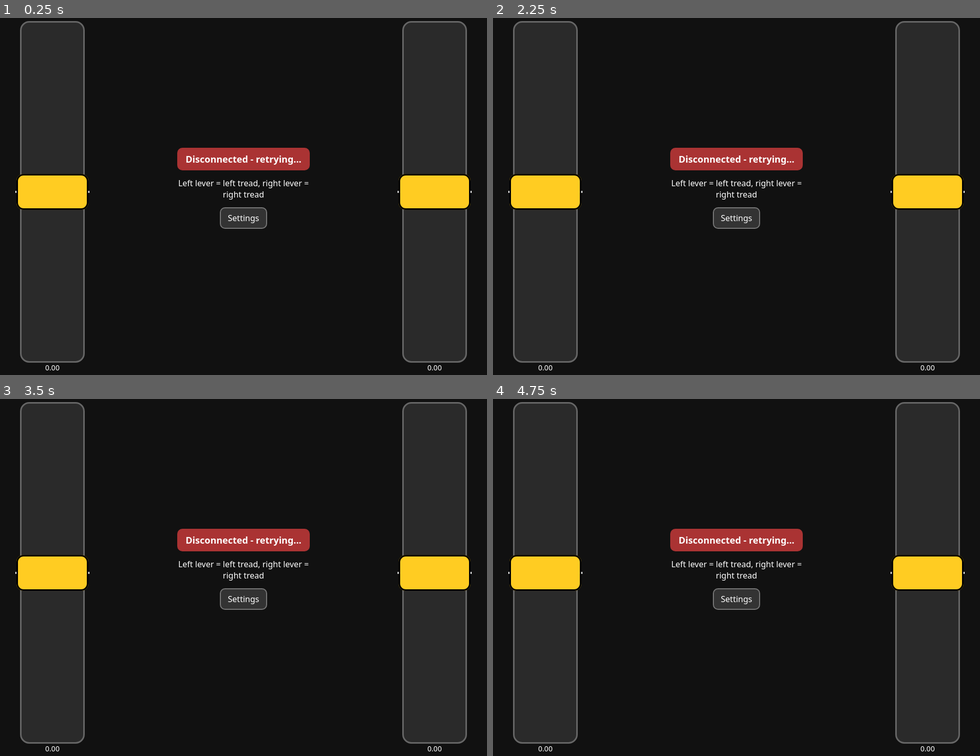
Above: before the commit, frames 1-4 (two rows, left to right).
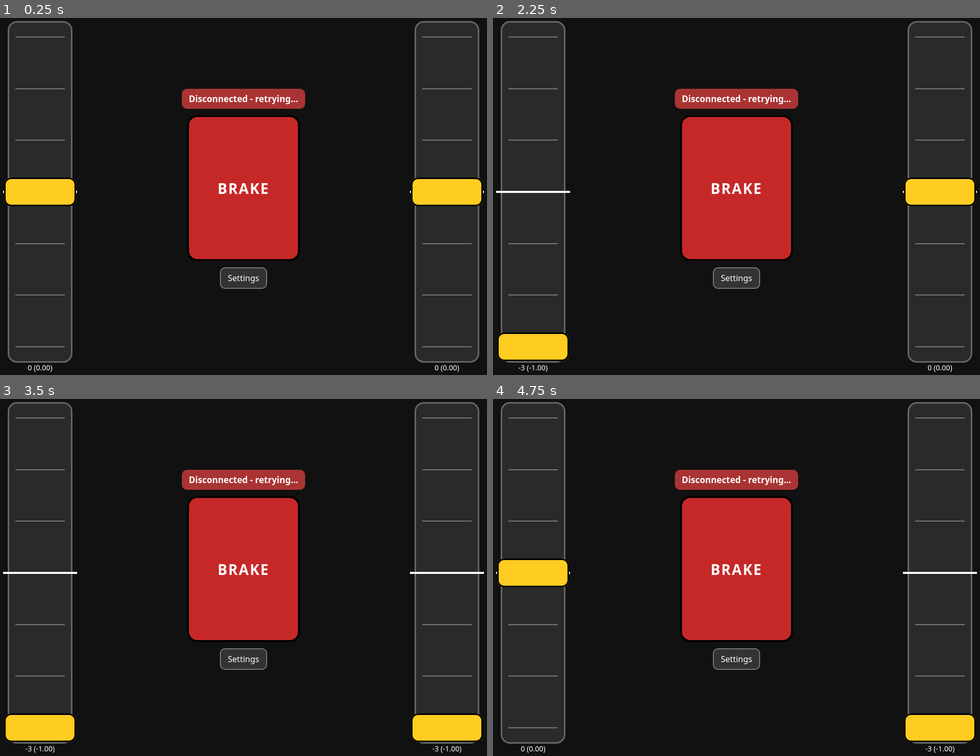
Above: after the commit, the same moments.

Repository: Kickpunch3r/tank-game
Game: browser game, page web/controller.html
Same seed, same stepped clock (60 frames per second), same inputs: the game is played once before the commit and once after it.
Inputs (mouse positions are in pixels of both pictures, inside the frame that each line leads up to; where the layout moved, square brackets give the same spot in the first picture):
- Up to frame 1 (0.25 s): no input
- Up to frame 2 (2.25 s): move the mouse to (736, 232) at 1.07 s; click (941, 192) at 1.27 s; move the mouse to (639, 160) [643, 160] at 1.67 s; click (736, 189) at 1.87 s, where only the run after the commit has a clickable "BRAKE"; click (531, 367) at 2.02 s
- Up to frame 3 (3.5 s): press the mouse at (340, 523) [336, 523] at 2.27 s; release the mouse at (243, 506) at 2.4 s; click (38, 727) at 2.47 s; move the mouse to (316, 648) [311, 648] at 2.87 s; click (448, 748) at 3.07 s; move the mouse to (121, 666) [131, 666] at 3.47 s
- Up to frame 4 (4.75 s): click (531, 748) at 3.67 s; press the mouse at (736, 506) at 4.07 s; release the mouse at (687, 698) [692, 698] at 4.2 s; click (531, 573) at 4.27 s; click (941, 748) at 4.52 s; move the mouse to (882, 595) [872, 595] at 4.67 s

The runs differ from the first frame. In frame 1, 23% of the frame differs, in the area x 0-100%, y 0-100%; in frame 2, 25%; in frame 3, 26%; in frame 4, 25%.

Commit message:
Brake, idle drag, 0.25/0.5/1 levels, engine warm-up, turn scrub
- Separate brake (hold Space; phone BRAKE button) on the DriverStation;
  holds the tank on slopes. The phone watchdog now brakes for 3 s.
- Level 0 = idling: no push, idle_drag slows the tread, so one lever at
  0 gives a slow pivot and both at 0 stop the tank in ~3 s.
- Levels 0.25 / 0.5 / 1 shared by keyboard and phone (TreadLevels, filled
  into the page). Phone levers: 7 notches, snap, buzz, stay where left.
- warm_up_time: per-tread push builds up when more power is asked for.
- turn_scrub: turning lowers the speed the treads can hold (spin 95 ->
  40 deg/s, one-tread pivot 25 deg/s); straight driving unchanged.
19 new or updated tests (138 total).

Co-Authored-By: Claude Opus 5.5 <noreply@anthropic.com>

Diff:
--- a/web/controller.html
+++ b/web/controller.html
@@ -10,9 +10,12 @@
     --background: #111;
     --track: #2a2a2a;
     --track-edge: #666;
+    --notch: #777;
     --zero-line: #fff;
     --thumb: #ffcc22;
     --text: #fff;
+    --brake: #c62828;
+    --brake-held: #ff5252;
     --driver: #2e9e4f;
     --spectator: #2f6fb5;
     --waiting: #8a6d1a;
@@ -28,37 +31,43 @@
   }
   #layout { display: flex; height: 100%; }
   .lever-zone {
-    flex: 0 0 38%; display: flex; align-items: center; justify-content: center;
+    flex: 0 0 34%; display: flex; align-items: center; justify-content: center;
     touch-action: none;
   }
   .track {
     position: relative; width: min(120px, 60%); height: 88%;
     background: var(--track); border: 3px solid var(--track-edge); border-radius: 18px;
   }
-  .zero-line {
-    position: absolute; left: -12px; right: -12px; top: 50%; height: 4px; margin-top: -2px;
-    background: var(--zero-line);
-  }
+  .notch {
+    position: absolute; left: 10%; right: 10%; height: 2px; margin-top: -1px; background: var(--notch);
+  }
+  .notch.zero { left: -12px; right: -12px; height: 4px; margin-top: -2px; background: var(--zero-line); }
   .thumb {
-    position: absolute; left: -10px; right: -10px; height: 70px; margin-top: -35px; top: 50%;
+    position: absolute; left: -10px; right: -10px; height: 56px; margin-top: -28px; top: 50%;
     background: var(--thumb); border-radius: 14px; box-shadow: 0 0 0 3px #000 inset;
   }
-  .lever-value { position: absolute; bottom: -1.6em; width: 100%; text-align: center; font-size: 14px; }
+  .lever-value { position: absolute; bottom: -1.6em; width: 100%; text-align: center; font-size: 14px; white-space: nowrap; }
   #middle {
     flex: 1; display: flex; flex-direction: column; align-items: center; justify-content: center;
-    gap: 14px; text-align: center; padding: 8px;
-  }
-  #status { padding: 10px 16px; border-radius: 10px; font-weight: bold; font-size: 18px; background: var(--waiting); }
+    gap: 12px; text-align: center; padding: 8px;
+  }
+  #status { padding: 8px 14px; border-radius: 10px; font-weight: bold; font-size: 17px; background: var(--waiting); }
   #status.driver { background: var(--driver); }
   #status.spectator { background: var(--spectator); }
   #status.lost { background: var(--lost); }
+  #brake {
+    width: min(100%, 220px); height: 38vh; min-height: 90px; border-radius: 20px;
+    background: var(--brake); border: 4px solid #000; color: #fff;
+    font: bold 28px system-ui, sans-serif; letter-spacing: 2px; touch-action: none;
+  }
+  #brake.held { background: var(--brake-held); }
   button {
     font: inherit; color: var(--text); background: #333; border: 2px solid #777;
     border-radius: 10px; padding: 8px 14px;
   }
-  #tip { font-size: 13px; opacity: 0.75; max-width: 22em; }
+  #tip { font-size: 12px; opacity: 0.7; max-width: 22em; }
   #settings {
-    position: fixed; inset: 0; background: rgba(0, 0, 0, 0.85); display: none;
+    position: fixed; inset: 0; background: rgba(0, 0, 0, 0.88); display: none;
     align-items: center; justify-content: center; flex-direction: column; gap: 16px;
   }
   #settings.open { display: flex; }
@@ -74,18 +83,18 @@
 <body>
 <div id="layout">
   <div class="lever-zone" id="left-zone">
-    <div class="track"><div class="zero-line"></div><div class="thumb" id="left-thumb"></div>
-      <div class="lever-value" id="left-value">0.00</div></div>
+    <div class="track"><div class="thumb" id="left-thumb"></div>
+      <div class="lever-value" id="left-value"></div></div>
   </div>
   <div id="middle">
     <div id="status">Connecting...</div>
-    <div>Left lever = left tread, right lever = right tread</div>
+    <button id="brake">BRAKE</button>
     <button id="settings-button">Settings</button>
     <div id="tip"></div>
   </div>
   <div class="lever-zone" id="right-zone">
-    <div class="track"><div class="zero-line"></div><div class="thumb" id="right-thumb"></div>
-      <div class="lever-value" id="right-value">0.00</div></div>
+    <div class="track"><div class="thumb" id="right-thumb"></div>
+      <div class="lever-value" id="right-value"></div></div>
   </div>
 </div>
 
@@ -99,13 +108,17 @@
 
 <script>
 "use strict";
-// --- Settings (remembered on this phone) -----------------------------------
-const SEND_EVERY_MS = 33;        // ~30 times a second while touching
-const HEARTBEAT_MS = 150;        // at least this often when idle (game watchdog: 250 ms)
+// --- Filled in by the game when it serves this page ---------------------------
+const PORT_TEXT = "{{WEBSOCKET_PORT}}";
+const LEVELS_TEXT = "{{TREAD_LEVELS}}";
+const WEBSOCKET_PORT = PORT_TEXT.startsWith("{{") ? 8081 : Number(PORT_TEXT);
+// Push for levels 1, 2, 3 (same backwards); matches the keyboard (TreadLevels in the game).
+const LEVEL_VALUES = LEVELS_TEXT.startsWith("{{") ? [0.25, 0.5, 1] : JSON.parse(LEVELS_TEXT);
+const MAX_LEVEL = LEVEL_VALUES.length;
+
+const SEND_EVERY_MS = 33;        // at most ~30 times a second on change
+const HEARTBEAT_MS = 150;        // at least this often otherwise (game watchdog: 250 ms)
 const RECONNECT_MS = 1000;
-const DEAD_ZONE = 0.05;          // values this close to 0 count as 0, so 0 is easy to find
-const PORT_TEXT = "{{WEBSOCKET_PORT}}";   // filled in by the game when it serves this page
-const WEBSOCKET_PORT = PORT_TEXT.startsWith("{{") ? 8081 : Number(PORT_TEXT);
 
 function loadSetting(name, fallback) {
   try { const v = localStorage.getItem(name); return v === null ? fallback : v === "true"; }
@@ -113,38 +126,52 @@
 }
 function saveSetting(name, value) { try { localStorage.setItem(name, String(value)); } catch (e) {} }
 
-let springReturn = loadSetting("springReturn", true);
+// Levers stay where you leave them unless this setting is switched on.
+let springReturn = loadSetting("springReturn2", false);
 let vibration = loadSetting("vibration", true);
 
-// --- Levers -----------------------------------------------------------------
-// Each lever follows its own finger, so both thumbs work at once.
+function levelValue(level) {
+  return level === 0 ? 0 : Math.sign(level) * LEVEL_VALUES[Math.abs(level) - 1];
+}
+
+// --- Levers: notched, one finger each ----------------------------------------
+// Notches are evenly spaced (not by value), so every notch is equally easy to hit.
 const levers = {
-  left:  { value: 0, pointer: null, zone: document.getElementById("left-zone"),
+  left:  { level: 0, pointer: null, zone: document.getElementById("left-zone"),
            thumb: document.getElementById("left-thumb"), label: document.getElementById("left-value") },
-  right: { value: 0, pointer: null, zone: document.getElementById("right-zone"),
+  right: { level: 0, pointer: null, zone: document.getElementById("right-zone"),
            thumb: document.getElementById("right-thumb"), label: document.getElementById("right-value") },
 };
 
-function setLever(lever, value) {
-  if (Math.abs(value) < DEAD_ZONE) value = 0;
-  value = Math.max(-1, Math.min(1, value));
-  const crossedZero = (lever.value > 0 && value <= 0) || (lever.value < 0 && value >= 0);
-  const changed = value !== lever.value;
-  lever.value = value;
-  // Draw from the value: thumb at the centre for 0, at the ends for +1 / -1.
-  const track = lever.thumb.parentElement;
-  const travel = (track.clientHeight - lever.thumb.offsetHeight) / 2;
-  lever.thumb.style.top = (track.clientHeight / 2 - value * travel) + "px";
-  lever.label.textContent = value.toFixed(2);
-  if (crossedZero && changed) buzz(15);
-  if (changed) sendSoon();
-}
-
-function valueFromPointer(lever, clientY) {
-  const track = lever.thumb.parentElement.getBoundingClientRect();
-  const travel = (track.height - lever.thumb.offsetHeight) / 2;
-  const centre = track.top + track.height / 2;
-  return (centre - clientY) / travel;
+function trackOf(lever) { return lever.thumb.parentElement; }
+function travelOf(lever) { return (trackOf(lever).clientHeight - lever.thumb.offsetHeight) / 2; }
+
+function drawNotches(lever) {
+  const track = trackOf(lever);
+  for (const old of track.querySelectorAll(".notch")) old.remove();
+  for (let level = -MAX_LEVEL; level <= MAX_LEVEL; level++) {
+    const mark = document.createElement("div");
+    mark.className = level === 0 ? "notch zero" : "notch";
+    mark.style.top = (track.clientHeight / 2 - (level / MAX_LEVEL) * travelOf(lever)) + "px";
+    track.insertBefore(mark, lever.thumb);
+  }
+}
+
+function setLevel(lever, level) {
+  level = Math.max(-MAX_LEVEL, Math.min(MAX_LEVEL, level));
+  const changed = level !== lever.level;
+  lever.level = level;
+  // Drawn from the level: centre for 0, the ends for +3 / -3.
+  const track = trackOf(lever);
+  lever.thumb.style.top = (track.clientHeight / 2 - (level / MAX_LEVEL) * travelOf(lever)) + "px";
+  lever.label.textContent = (level > 0 ? "+" : "") + level + "  (" + levelValue(level).toFixed(2) + ")";
+  if (changed) { buzz(level === 0 ? 30 : 12); sendSoon(); }
+}
+
+function levelFromPointer(lever, clientY) {
+  const rect = trackOf(lever).getBoundingClientRect();
+  const fraction = (rect.top + rect.height / 2 - clientY) / travelOf(lever);
+  return Math.round(fraction * MAX_LEVEL);
 }
 
 for (const lever of Object.values(levers)) {
@@ -152,24 +179,51 @@
     if (lever.pointer !== null) return;
     e.preventDefault();
     lever.pointer = e.pointerId;
-    lever.zone.setPointerCapture(e.pointerId);
-    setLever(lever, valueFromPointer(lever, e.clientY));
+    // Keep this finger on this lever even if it slides off; never let a
+    // refusal here stop the lever working.
+    try { lever.zone.setPointerCapture(e.pointerId); } catch (error) {}
+    setLevel(lever, levelFromPointer(lever, e.clientY));
   });
   lever.zone.addEventListener("pointermove", (e) => {
     if (e.pointerId !== lever.pointer) return;
     e.preventDefault();
-    setLever(lever, valueFromPointer(lever, e.clientY));
+    setLevel(lever, levelFromPointer(lever, e.clientY));
   });
   const letGo = (e) => {
     if (e.pointerId !== lever.pointer) return;
     lever.pointer = null;
-    if (springReturn) setLever(lever, 0);
+    if (springReturn) setLevel(lever, 0);
   };
   lever.zone.addEventListener("pointerup", letGo);
   lever.zone.addEventListener("pointercancel", letGo);
 }
 document.addEventListener("contextmenu", (e) => e.preventDefault());
 document.addEventListener("touchmove", (e) => e.preventDefault(), { passive: false });
+
+// --- Brake: hold to brake; pressing it also puts both levers back to 0 -------
+const brakeButton = document.getElementById("brake");
+let brakeHeld = false;
+let brakePointer = null;
+brakeButton.addEventListener("pointerdown", (e) => {
+  e.preventDefault();
+  brakePointer = e.pointerId;
+  try { brakeButton.setPointerCapture(e.pointerId); } catch (error) {}
+  brakeHeld = true;
+  brakeButton.classList.add("held");
+  setLevel(levers.left, 0);
+  setLevel(levers.right, 0);
+  buzz(40);
+  sendNow();
+});
+const releaseBrake = (e) => {
+  if (e.pointerId !== brakePointer) return;
+  brakePointer = null;
+  brakeHeld = false;
+  brakeButton.classList.remove("held");
+  sendNow();
+};
+brakeButton.addEventListener("pointerup", releaseBrake);
+brakeButton.addEventListener("pointercancel", releaseBrake);
 
 // --- Talking to the game ----------------------------------------------------
 const statusBox = document.getElementById("status");
@@ -189,8 +243,8 @@
   socket = new WebSocket("ws://" + location.hostname + ":" + WEBSOCKET_PORT);
   socket.onopen = () => {
     // Never resume driving with old lever positions after a reconnect.
-    setLever(levers.left, 0);
-    setLever(levers.right, 0);
+    setLevel(levers.left, 0);
+    setLevel(levers.right, 0);
     socket.send(JSON.stringify({ t: "hello", role: "driver" }));
     sendNow();
   };
@@ -215,19 +269,19 @@
 
 function sendNow() {
   if (!socket || socket.readyState !== WebSocket.OPEN) return;
-  socket.send(JSON.stringify({ t: "in", l: round(levers.left.value), r: round(levers.right.value) }));
+  socket.send(JSON.stringify({
+    t: "in", l: levelValue(levers.left.level), r: levelValue(levers.right.level), b: brakeHeld ? 1 : 0,
+  }));
   lastSent = performance.now();
   sendPending = false;
 }
 function sendSoon() { sendPending = true; }
-function round(value) { return Math.round(value * 100) / 100; }
-
-// Send on change (at most ~30 times a second), and a heartbeat when idle,
-// so the game knows the phone is still there.
+
+// Send soon after a change (at most ~30 times a second), and a heartbeat
+// otherwise, so the game knows the phone is still there.
 setInterval(() => {
-  const touching = levers.left.pointer !== null || levers.right.pointer !== null;
   const since = performance.now() - lastSent;
-  if ((sendPending || touching) && since >= SEND_EVERY_MS) sendNow();
+  if (sendPending && since >= SEND_EVERY_MS) sendNow();
   else if (since >= HEARTBEAT_MS) sendNow();
 }, 16);
 
@@ -238,8 +292,7 @@
 }
 
 // --- Keeping the screen awake -----------------------------------------------
-// Needs a secure (https) page, so on the game's plain local page it usually
-// isn't available: then show a tip instead.
+// Needs a secure (https) page; the game's page usually isn't, so show a tip.
 const tip = document.getElementById("tip");
 async function keepAwake() {
   try {
@@ -249,7 +302,7 @@
       return;
     }
   } catch (e) {}
-  tip.textContent = "Tip: set your phone's auto-lock / screen timeout to a few minutes so the screen stays on.";
+  tip.textContent = "Tip: raise your phone's screen timeout so it stays on while driving.";
 }
 document.addEventListener("visibilitychange", () => { if (document.visibilityState === "visible") keepAwake(); });
 
@@ -263,17 +316,19 @@
 document.getElementById("close-settings").onclick = () => settings.classList.remove("open");
 springBox.onchange = () => {
   springReturn = springBox.checked;
-  saveSetting("springReturn", springReturn);
-  for (const lever of Object.values(levers)) if (springReturn && lever.pointer === null) setLever(lever, 0);
+  saveSetting("springReturn2", springReturn);
+  for (const lever of Object.values(levers)) if (springReturn && lever.pointer === null) setLevel(lever, 0);
 };
 vibrationBox.onchange = () => { vibration = vibrationBox.checked; saveSetting("vibration", vibration); };
 document.getElementById("fullscreen-button").onclick = () => {
   try { document.documentElement.requestFullscreen(); } catch (e) {}
 };
 
-window.addEventListener("resize", () => { setLever(levers.left, levers.left.value); setLever(levers.right, levers.right.value); });
-setLever(levers.left, 0);
-setLever(levers.right, 0);
+function redraw() {
+  for (const lever of Object.values(levers)) { drawNotches(lever); setLevel(lever, lever.level); }
+}
+window.addEventListener("resize", redraw);
+redraw();
 keepAwake();
 connect();
 </script>
Not shown, added: KINEMATIC_TUNING_PLAN.md
Not shown, changed: NOTES.md
Not shown, added: PHYSICS_COMPARISON_PLAN.md
Not shown, changed: scenes/test_course.tscn
Not shown, changed: scripts/debug_hud.gd
Not shown, changed: scripts/driver_input_source.gd
Not shown, changed: scripts/driver_station.gd
Not shown, changed: scripts/keyboard_driver_input.gd
Not shown, changed: scripts/net/controller_http_server.gd
Not shown, changed: scripts/net/controller_server.gd
Not shown, changed: scripts/net/phone_driver_input.gd
Not shown, changed: scripts/tank.gd
(and 13 more such lines)
